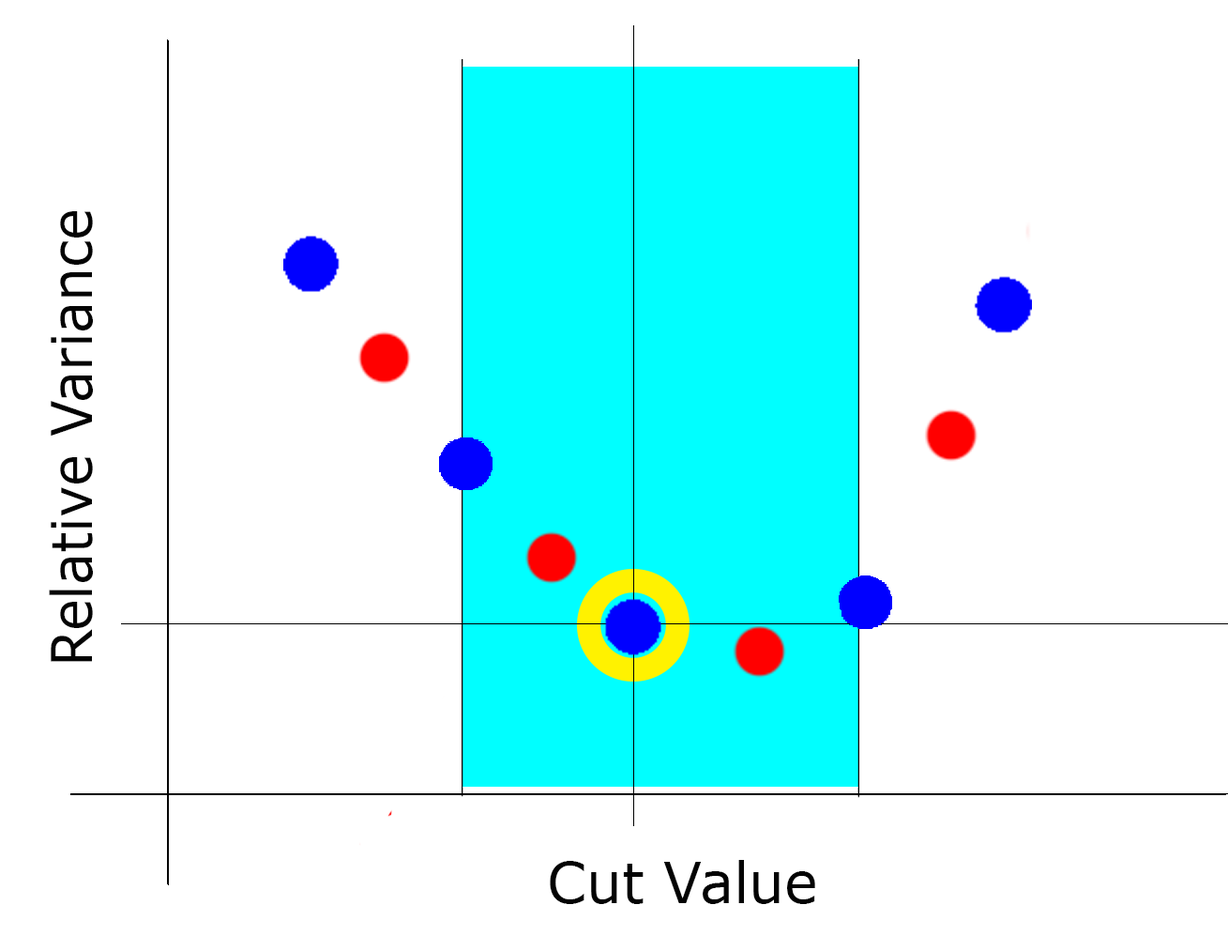
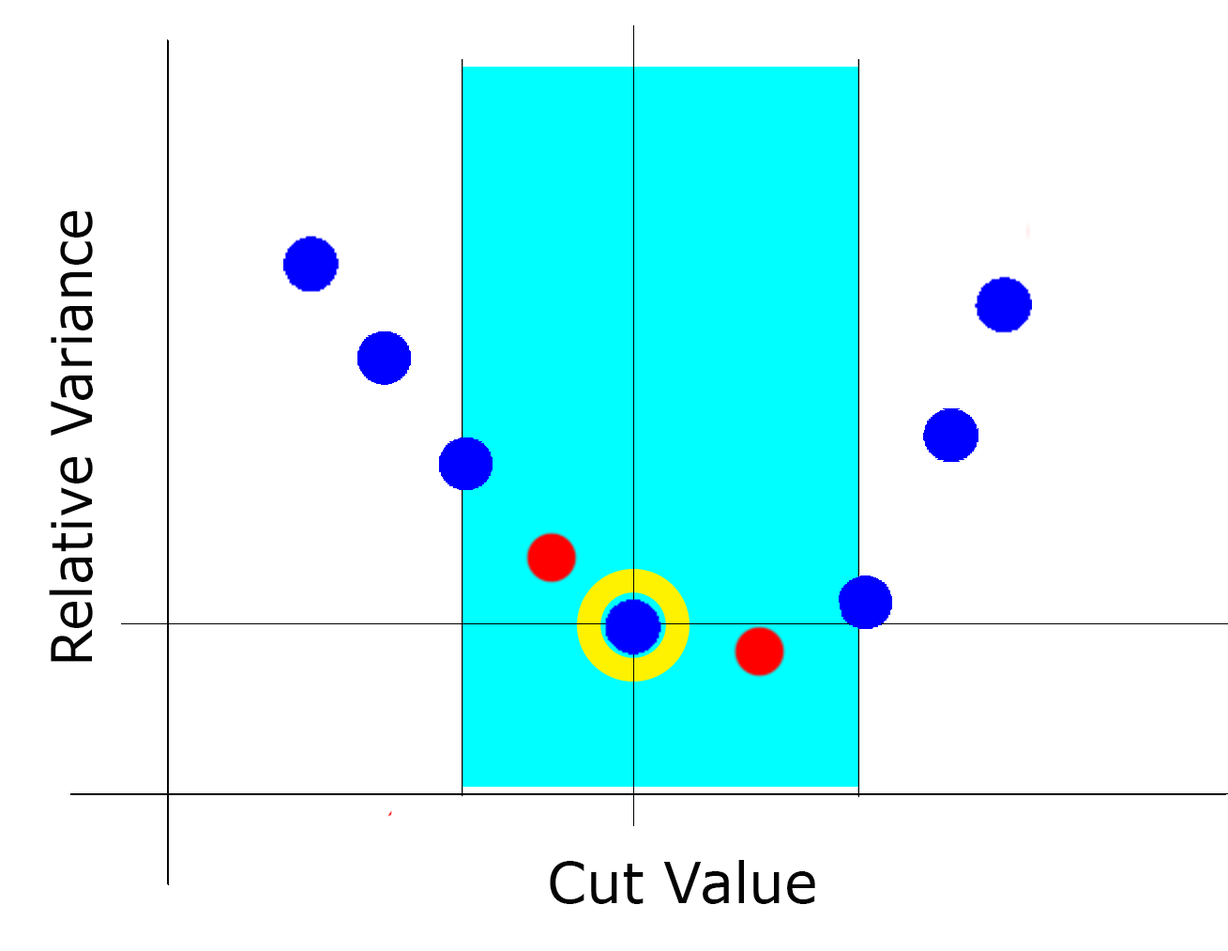
Layers edited between the first and the second 1228px x 951px image:
painted on "points" over (357, 331, 979, 462)
